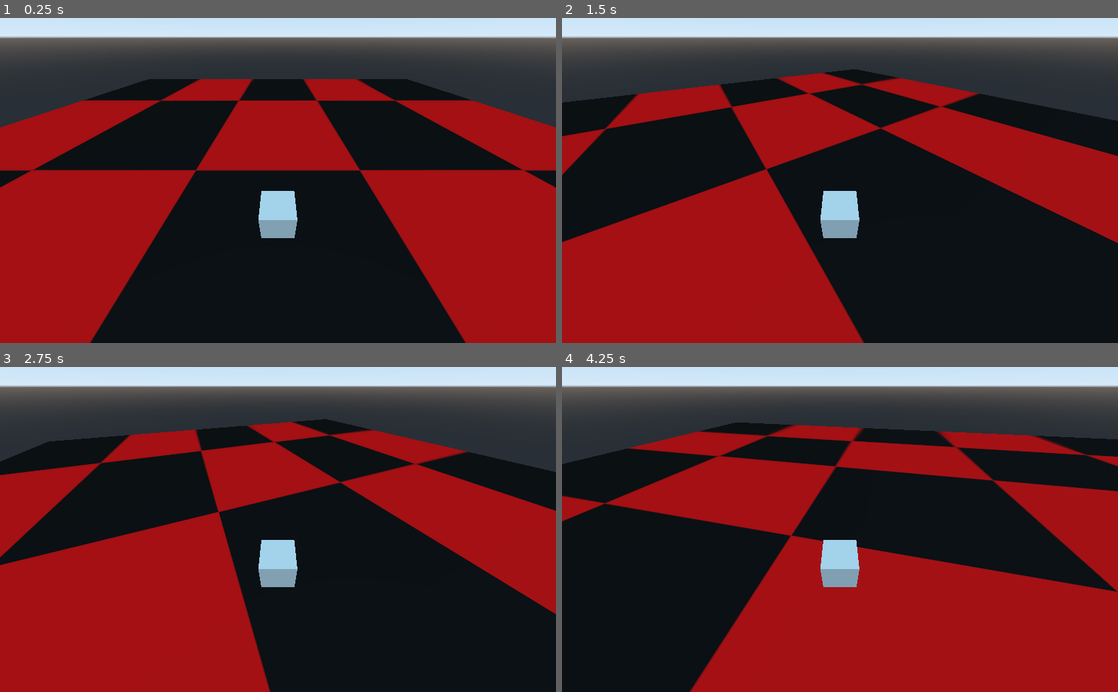
Above: before the commit, frames 1-4 (two rows, left to right).
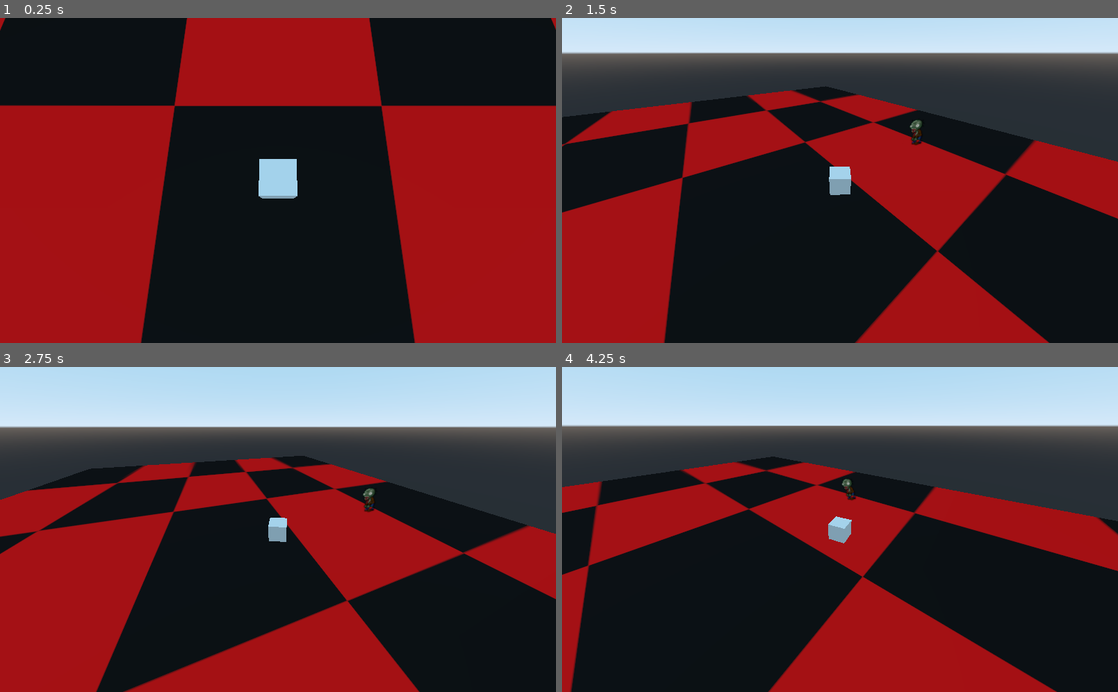
Above: after the commit, the same moments.

Repository: Aravind-Sundararajan/DOZER
Game: Godot game, scene res://scenes/Arena/Arena.tscn
Two runs of this game, one before a commit and one after it. Both use one fixed random seed, a clock stepped at 60 frames per second and the inputs below. Sound files missing from this copy of the repository are replaced by a short silence.
Inputs (mouse positions are in pixels of both pictures, inside the frame that each line leads up to):
- Up to frame 1 (0.25 s): no input
- Up to frame 2 (1.5 s): move the mouse to (962, 164) at 0.52 s; click (962, 164) at 0.6 s; move the mouse to (728, 196) at 1.27 s; click (728, 196) at 1.35 s
- Up to frame 3 (2.75 s): move the mouse to (333, 458) at 2.02 s; click (333, 458) at 2.1 s
- Up to frame 4 (4.25 s): move the mouse to (812, 594) at 2.77 s; click (812, 594) at 2.85 s; move the mouse to (1006, 578) at 3.52 s; click (1006, 578) at 3.6 s

The runs differ from the first frame. In frame 1, 41% of the frame differs, in the area x 0-100%, y 0-100%; in frame 2, 51%; in frame 3, 61%; in frame 4, 62%, in the area x 0-100%, y 1-100%.

Commit message:
adding code for the camera lerping and shaking

Diff:
--- a/scenes/Arena/TruckCamera.gd
+++ b/scenes/Arena/TruckCamera.gd
@@ -1,17 +1,69 @@
 extends Camera
+var t = 0;
+var mouseDelta : Vector2 = Vector2()
+var lookSensitivity : float = 0.05
+var minLookAngle : float = -5.0
+var maxLookAngle : float = 0.0
+var camera_dist = 10*Vector3(1,1,1)
+var camera_height = Vector3(0,10,0)
+var camTo = Vector3(0,0,0)
+var panTo = Vector3(0,0,0)
+var camSpeed : float = 0.02
+var rng = RandomNumberGenerator.new()
 
+onready var viewport = get_viewport()
+onready var player = get_parent()
 
-# Declare member variables here. Examples:
-# var a = 2
-# var b = "text"
-
+var shakeY : float = 0.0
+var shakeX : float = 0.0
+var shakeZ : float = 0.0
+#shake params
+var shakeAmount : float = 0.0
+var shakeSpeed : float = 3000.0
+var shakeDecay : float = 0.1
+var shakeMin : float = 0.6
+var shakeMax : float = 0.7
 
 # Called when the node enters the scene tree for the first time.
 func _ready():
-	pass # Replace with function body.
+	rng.randomize()
 
-func _process(delta: float):
-	pass
+# called when an input is detected
+func _input (event):
+
+	# did the mouse move?
+	if event is InputEventMouseMotion:
+		mouseDelta = event.position - viewport.size/2
+
+	#did you press the mb_left?
+	if event is InputEventMouseButton:
+		shakeStart()
+
+func shakeStart():
+	shakeAmount = rng.randf_range(shakeMin, shakeMax)
+
+func shakeDecay(delta):
+	if (shakeAmount > 0):
+		shakeAmount -= shakeDecay*delta
+
+func shake(t_in):
+	#shake (these are poorly named)
+	shakeX = sin(shakeSpeed*t_in)
+	shakeY = sin(shakeSpeed*t_in)
+	shakeZ = sin(shakeSpeed*t_in)
+
 # Called every frame. 'delta' is the elapsed time since the previous frame.
-#func _process(delta):
-#	pass
+func _physics_process(delta):
+
+	#shake time
+	t += delta*.01
+
+	shakeDecay(delta)
+
+	shake(t)
+
+	var aim = player.get_global_transform().basis
+	panTo = panTo.linear_interpolate(aim.z,camSpeed)
+	camTo = camTo.linear_interpolate(player.transform.origin,camSpeed)
+	transform.origin = camTo + panTo * camera_dist  + camera_height
+	look_at_from_position(transform.origin,player.transform.origin,Vector3(0,1,0)) # + shakeAmount*Vector3(shakeX,shakeY,shakeZ)
